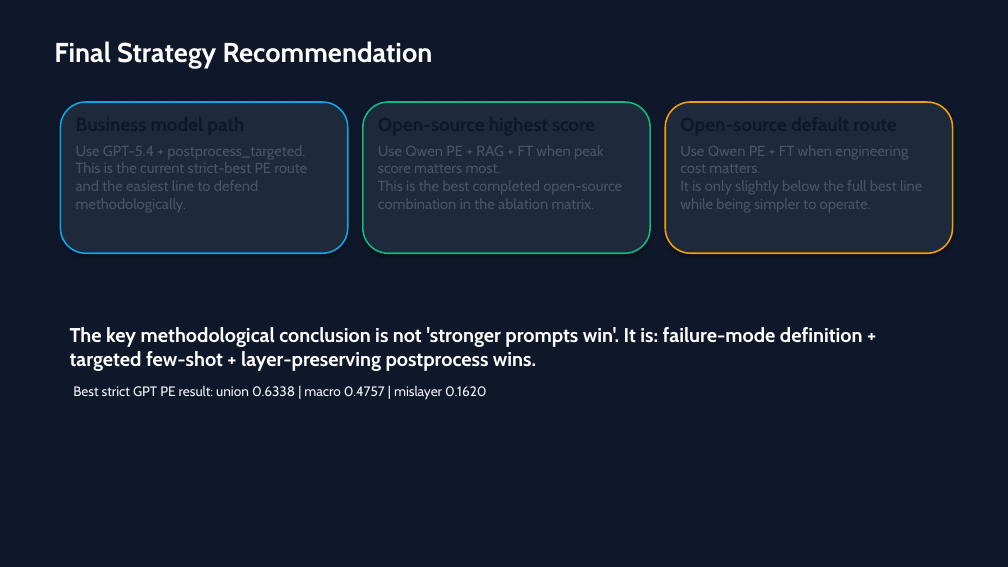
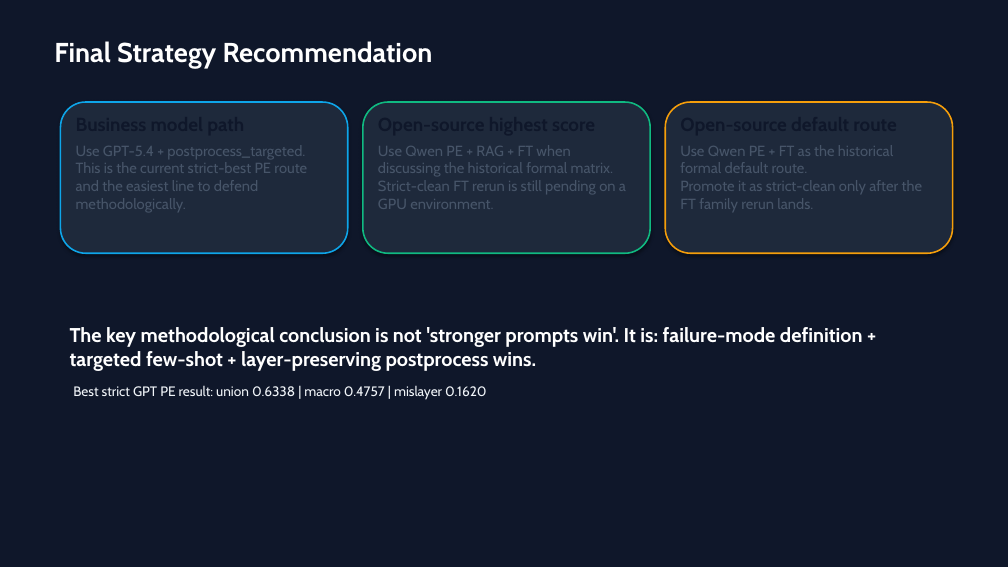
Before and after one commit to passionworkeer/tengxun_open, a slide deck: slide 10 of reports/defense_deck_20260329.pptx. Drawn at 1008x567 pixels with LibreOffice and Linux fonts; fonts in the diff are those of the drawing. Boxes give left, top, right and bottom in pixels: in the first picture for what was removed or moved away, otherwise in the second. Text is boxed around its words. In the diff, an @@ line names an element or a change of style, - is before the commit and + after.

Commit message:
prepare strict replay training handoff

```diff
--- a/reports/defense_deck_20260329.pptx
+++ b/reports/defense_deck_20260329.pptx
@@ text at [378,145,626,209]: text changed @@
-Use Qwen PE + RAG + FT when peak score matters most.
-This is the best completed open-source combination in the ablation matrix.
+Use Qwen PE + RAG + FT when discussing the historical formal matrix.
+Strict-clean FT rerun is still pending on a GPU environment.
@@ text at [680,145,922,211]: text changed @@
-Use Qwen PE + FT when engineering cost matters.
-It is only slightly below the full best line while being simpler to operate.
+Use Qwen PE + FT as the historical formal default route.
+Promote it as strict-clean only after the FT family rerun lands.
```
Also in this commit, not shown: 1 other slide changed, 12 other files.
